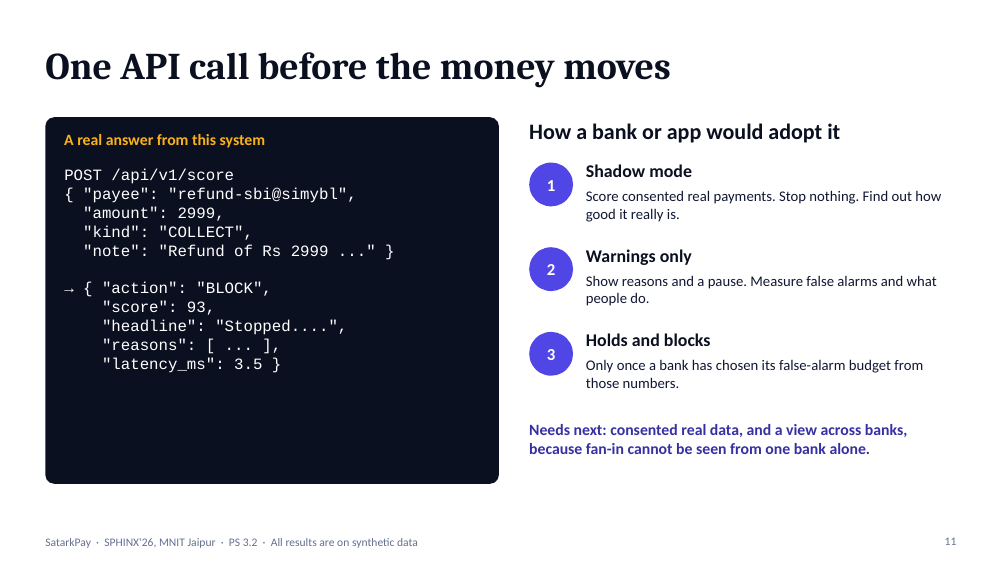
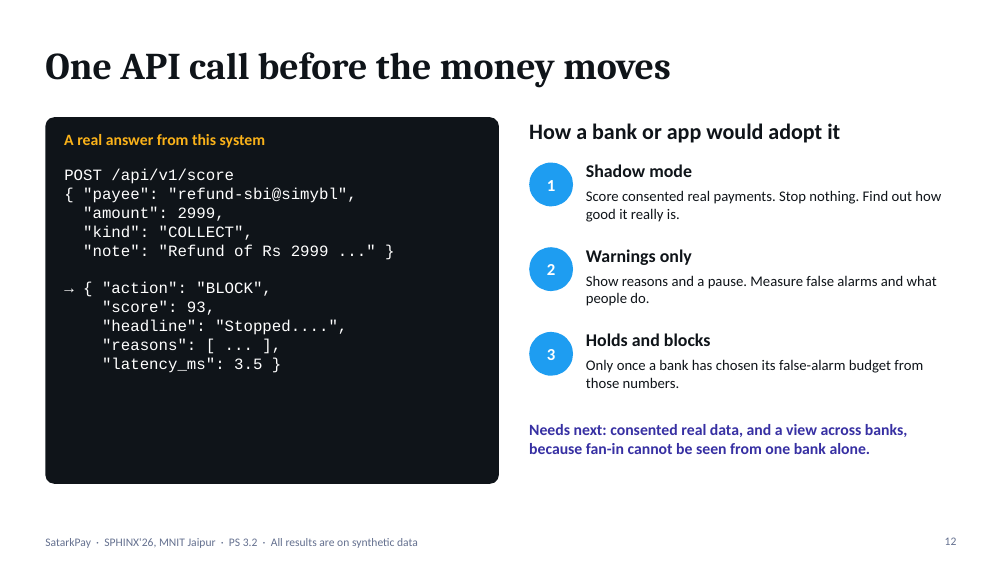
Before and after one commit to ajayyadav432/SatarkPay, a slide deck: slide 12 of docs/SatarkPay_Pitch.pptx (slide 11 before the commit). Drawn at 1008x567 pixels with LibreOffice and Linux fonts; fonts in the diff are those of the drawing. Boxes give left, top, right and bottom in pixels: in the first picture for what was removed or moved away, otherwise in the second. Text is boxed around its words. In the diff, an @@ line names an element or a change of style, - is before the commit and + after.

Commit message:
Update pitch deck and guides for the community features and new theme

```diff
--- a/docs/SatarkPay_Pitch.pptx
+++ b/docs/SatarkPay_Pitch.pptx
@@ fill #4F46E5 to #1E9DF1 in 3 elements at [529,163,573,206], [529,247,573,291], [529,332,573,376] @@
@@ text colour #111733 to #0F1419 in 3 elements at [586,190,941,222], [586,275,937,306], [586,359,923,388] @@
@@ page number at [945,537,957,545]: text changed @@
-11
+12
```
Also in this commit, not shown: 11 other slides changed, 1 slide added, 2 other files.
